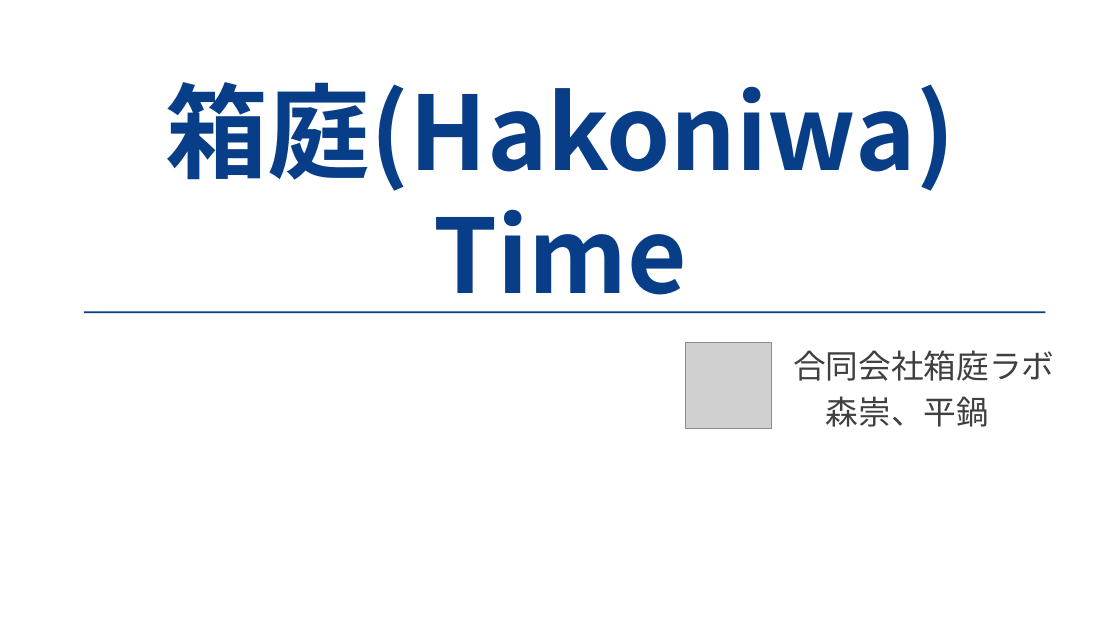
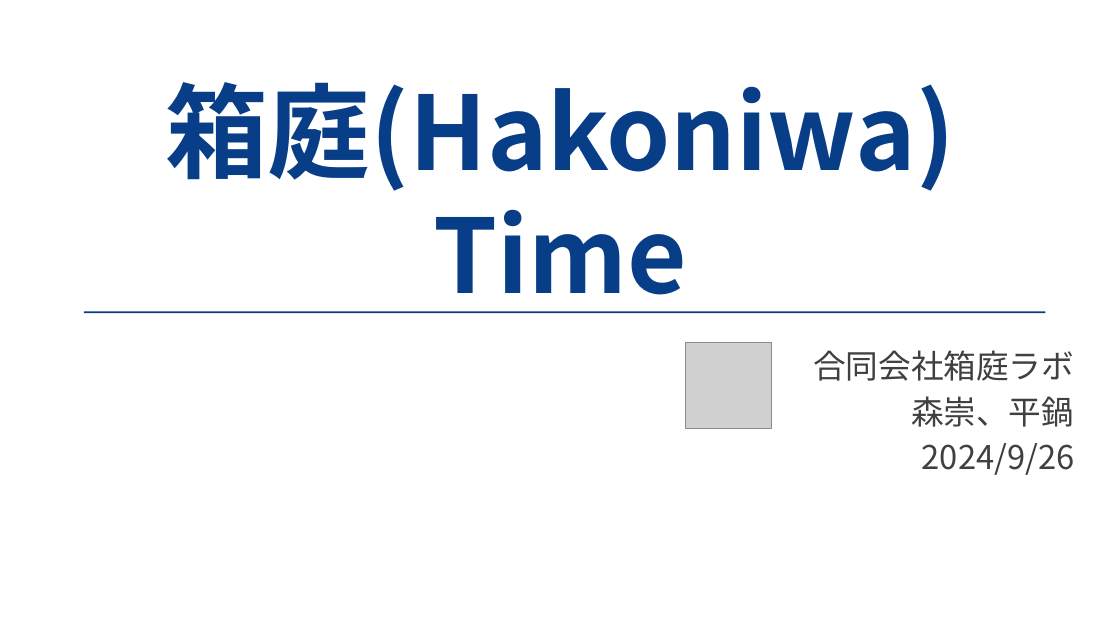
Before and after one commit to toppers/hakoniwa-core-cpp-client, a slide deck: slide 1 of math/Hakoniwa-time.pptx. Drawn at 1120x630 pixels with LibreOffice and Linux fonts; fonts in the diff are those of the drawing; grey boxes stand for pictures; background and template pictures are left out. Boxes give left, top, right and bottom in pixels: in the first picture for what was removed or moved away, otherwise in the second. Text is boxed around its words. In the diff, an @@ line names an element or a change of style, - is before the commit and + after.

```diff
--- a/math/Hakoniwa-time.pptx
+++ b/math/Hakoniwa-time.pptx
@@ subtitle at (x1=813, y1=350, x2=1074, y2=427): alignment left to right @@
@@ subtitle at (x1=922, y1=443, x2=1074, y2=475): paragraph added @@
+2024/9/26
```
Also in this commit, not shown: 2 other slides changed, 1 slide added.
